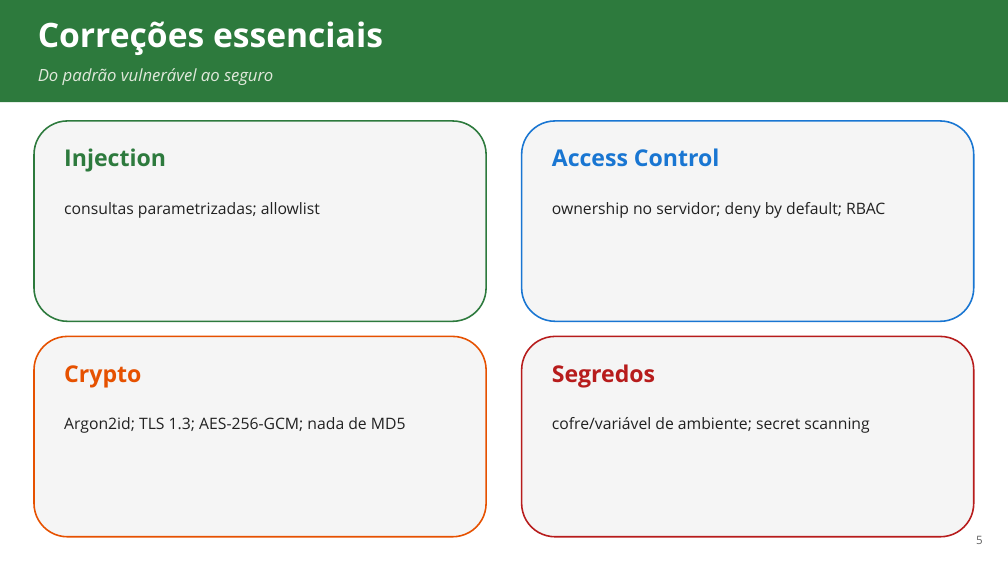
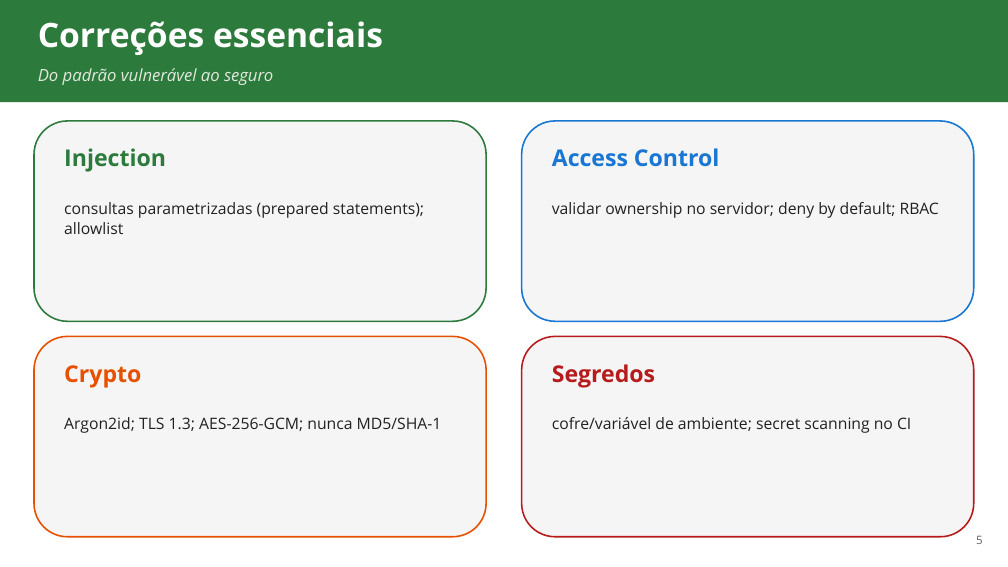
Before and after one commit to ads-sapucaia-ssc/SSC, a slide deck: slide 5 of aulas/aula-06-implementacao-segura.pptx. Drawn at 1008x567 pixels with LibreOffice and Linux fonts; fonts in the diff are those of the drawing. Boxes give left, top, right and bottom in pixels: in the first picture for what was removed or moved away, otherwise in the second. Text is boxed around its words. In the diff, an @@ line names an element or a change of style, - is before the commit and + after.

```diff
--- a/aulas/aula-06-implementacao-segura.pptx
+++ b/aulas/aula-06-implementacao-segura.pptx
@@ text at (64,202,424,234): text changed @@
-consultas parametrizadas; allowlist
+consultas parametrizadas (prepared statements); allowlist
@@ text at (552,202,939,218): text changed @@
-ownership no servidor; deny by default; RBAC
+validar ownership no servidor; deny by default; RBAC
@@ text at (64,417,442,433): text changed @@
-Argon2id; TLS 1.3; AES-256-GCM; nada de MD5
+Argon2id; TLS 1.3; AES-256-GCM; nunca MD5/SHA-1
@@ text at (552,417,911,433): text changed @@
-cofre/variável de ambiente; secret scanning
+cofre/variável de ambiente; secret scanning no CI
```
Also in this commit, not shown: 3 other slides changed, 1 slide added, 10 other files.
